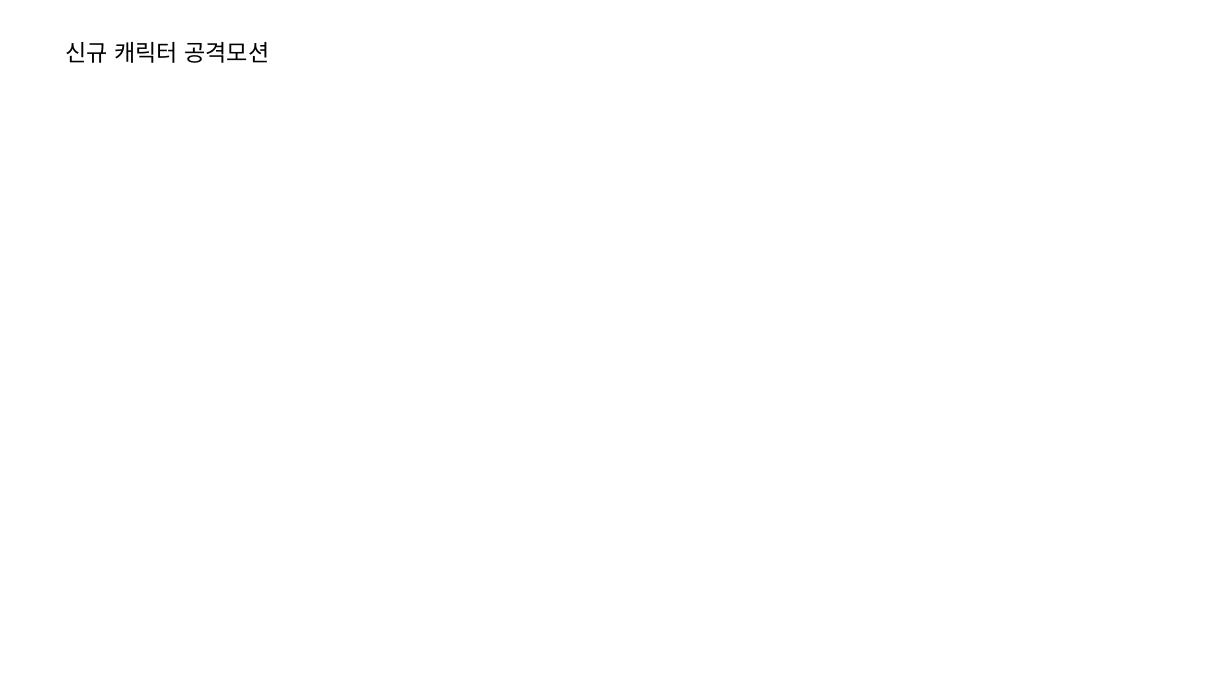
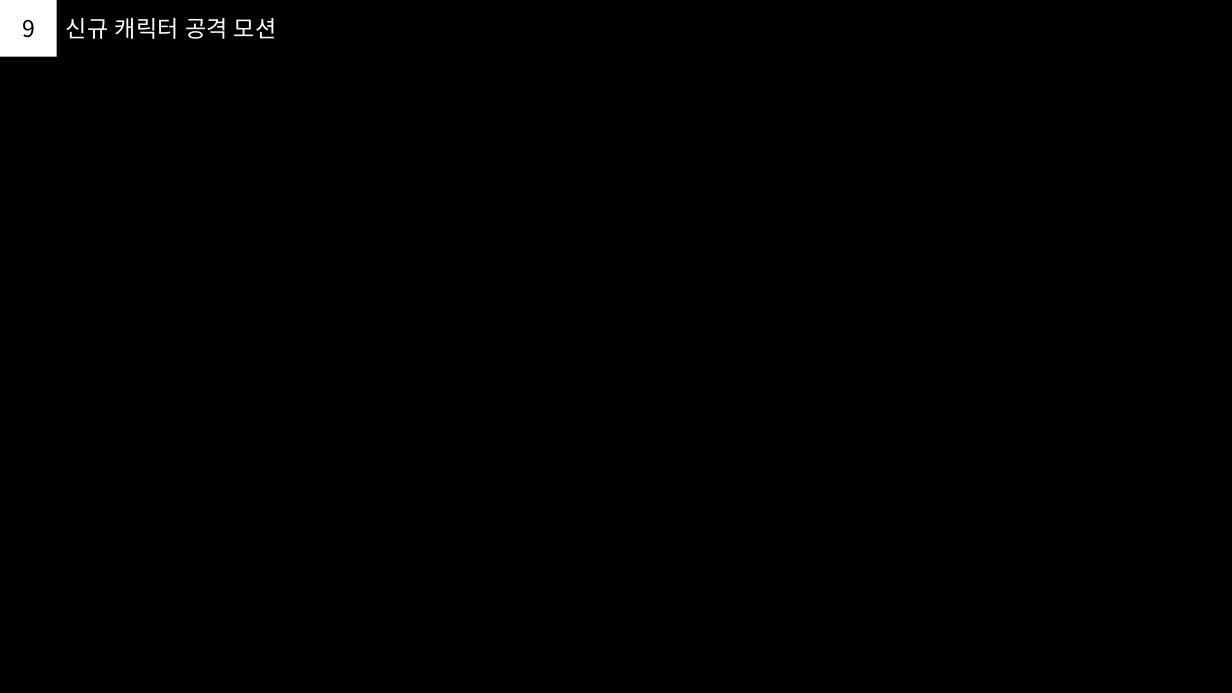
Before and after one commit to PhenomJ/GameDesign, a slide deck: slide 10 of 가디언 테일즈/1. PPT/신규_캐릭터_기획.pptx. Drawn at 1232x693 pixels with LibreOffice and Linux fonts; fonts in the diff are those of the drawing. Boxes give left, top, right and bottom in pixels: in the first picture for what was removed or moved away, otherwise in the second. Text is boxed around its words. In the diff, an @@ line names an element or a change of style, - is before the commit and + after.

```diff
--- a/가디언 테일즈/1. PPT/신규_캐릭터_기획.pptx
+++ b/가디언 테일즈/1. PPT/신규_캐릭터_기획.pptx
@@ background #FFFFFF to #000000 @@
@@ rectangle added at [0, 0, 56, 56], fill #FFFFFF, 18 pt, text #000000 @@
+9
@@ text at [66, 18, 277, 39]: text changed; text colour #000000 to #FFFFFF @@
-신규 캐릭터 공격모션
+신규 캐릭터 공격 모션
```
Also in this commit, not shown: 10 other slides changed, 1 slide added, 1 slide removed.
